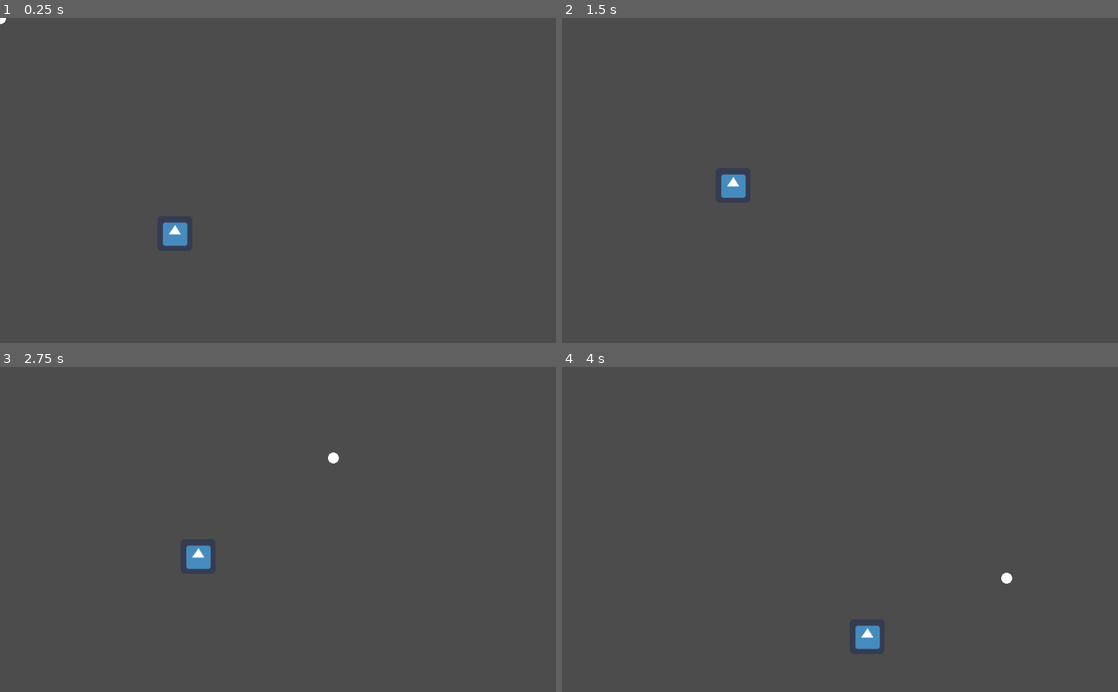
Above: before the commit, frames 1-4 (two rows, left to right).
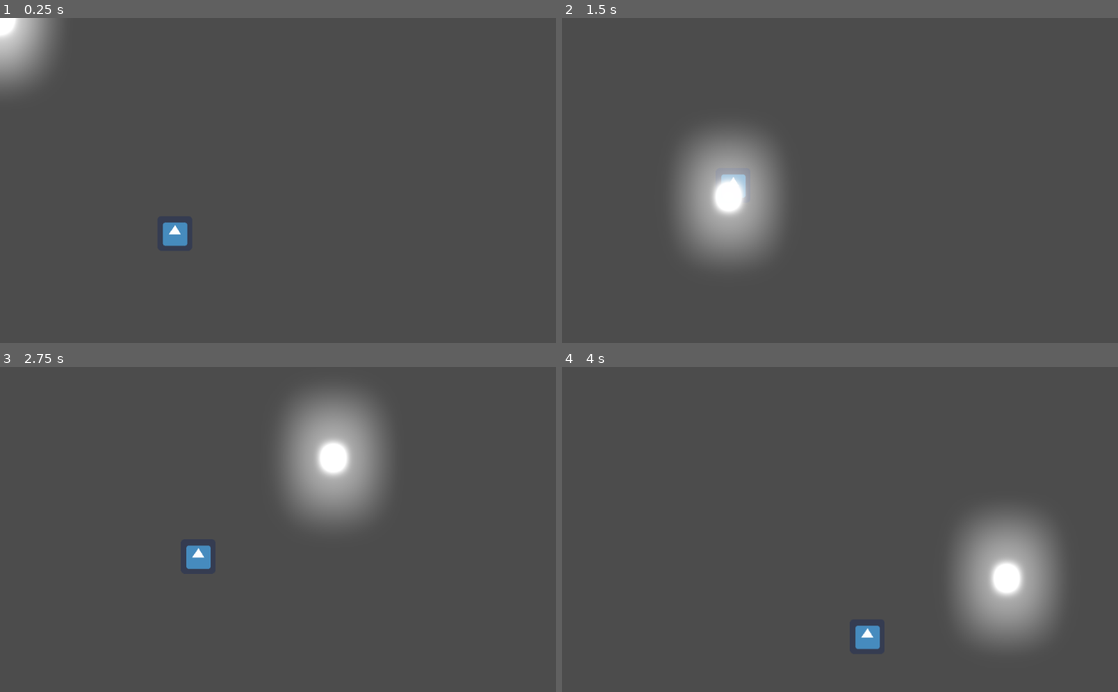
Above: after the commit, the same moments.

Repository: Jimmy-s-Test-Site/20210419_LM0B
Game: Godot game, scene res://Julian/Portal/PortalTest.tscn
The game is run twice, just before and just after one commit, with the same random seed, the same clock (stepped at 60 frames per second) and the same inputs. The project has no main scene, so this scene is started directly. The engine's default icon, where the game draws it, is replaced by a stand-in: a white triangle on a blue panel in a dark square.
Inputs (mouse positions are in pixels of both pictures, inside the frame that each line leads up to):
- Up to frame 1 (0.25 s): no input
- Up to frame 2 (1.5 s): move the mouse to (962, 164) at 0.52 s; move the mouse to (728, 196) at 1.27 s
- Up to frame 3 (2.75 s): move the mouse to (333, 458) at 2.02 s
- Up to frame 4 (4 s): move the mouse to (812, 594) at 2.77 s; move the mouse to (1006, 578) at 3.52 s

The runs differ from the first frame. In frame 1, 1.8% of the frame differs, in the area x 0-10%, y 0-22%; in frame 2, 6.2%; in frame 3, 6.3%, in the area x 50-70%, y 7-49%; in frame 4, 6.2%.

Commit message:
updated portal test scene

Diff:
--- a/Julian/Portal/PortalTest.tscn
+++ b/Julian/Portal/PortalTest.tscn
@@ -9,12 +9,13 @@
 [sub_resource type="RectangleShape2D" id=2]
 extents = Vector2( 33, 33 )
 
+[sub_resource type="Environment" id=3]
+background_mode = 4
+glow_enabled = true
+glow_blend_mode = 1
+glow_bicubic_upscale = true
+
 [node name="PortalTest" type="Node2D"]
-
-[node name="Portal" parent="." instance=ExtResource( 1 )]
-scale = Vector2( 20, 20 )
-gravity_vec = Vector2( 0, 0 )
-gravity = 600.0
 
 [node name="RigidBody2D" type="RigidBody2D" parent="."]
 position = Vector2( 322, 400 )
@@ -35,3 +36,11 @@
 
 [node name="CollisionShape2D" type="CollisionShape2D" parent="RigidBody2D/GravityArea"]
 shape = SubResource( 2 )
+
+[node name="Portal" parent="." instance=ExtResource( 1 )]
+scale = Vector2( 20, 20 )
+gravity = 600.0
+
+[node name="WorldEnvironment" type="WorldEnvironment" parent="."]
+environment = SubResource( 3 )
+[connection signal="entered_portal" from="Portal" to="." method="_on_Portal_entered_portal"]
Not shown: 1 places in Julian/Portal/PortalTest.tscn that only renumber resources
